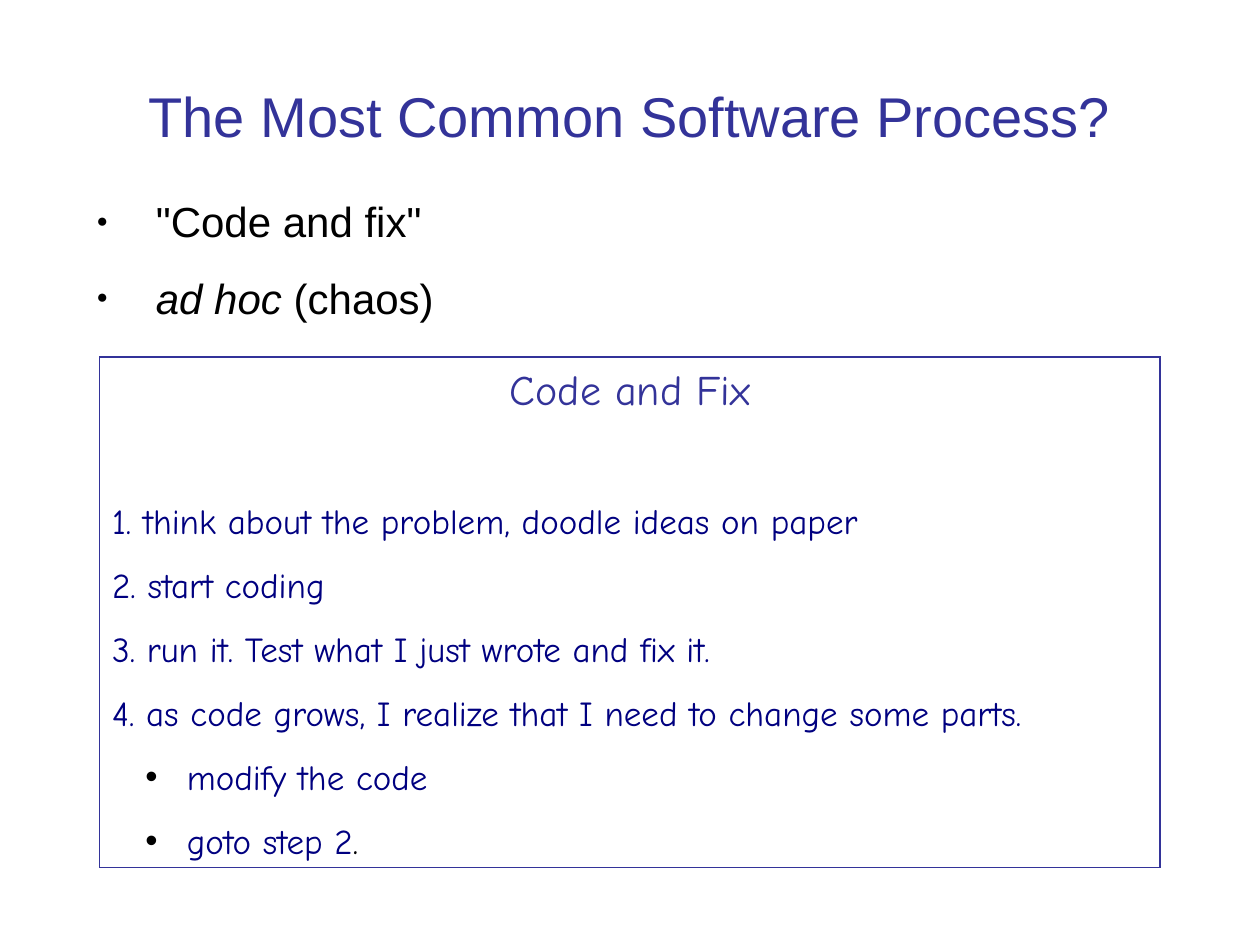
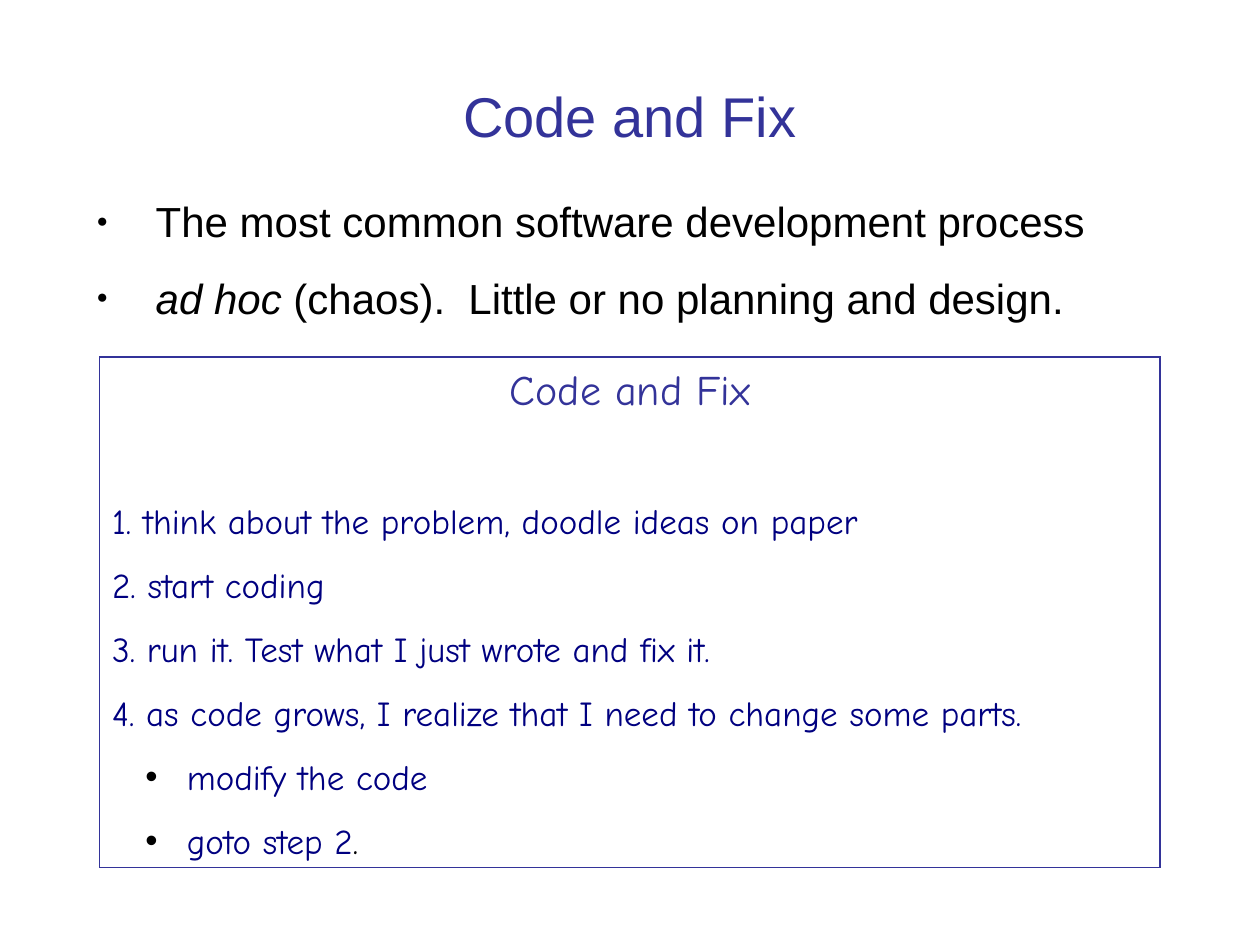
Before and after one commit to cpske/ISP, a slide deck: slide 12 of intro/Introduction-software-process.ppt (slide 2 before the commit). Drawn at 1260x945 pixels with LibreOffice and Linux fonts; fonts in the diff are those of the drawing. Boxes give left, top, right and bottom in pixels: in the first picture for what was removed or moved away, otherwise in the second. Text is boxed around its words. In the diff, an @@ line names an element or a change of style, - is before the commit and + after.

Commit message:
update index and software process slides

```diff
--- a/intro/Introduction-software-process.ppt
+++ b/intro/Introduction-software-process.ppt
@@ title at box(463, 96, 797, 138): text changed @@
-The Most Common Software Process?
+Code and Fix
@@ text at box(156, 206, 1085, 322): text changed @@
-● "Code and fix"
-● ad hoc (chaos)
+● The most common software development process
+● ad hoc (chaos). Little or no planning and design.
```
Also in this commit, not shown: 7 other slides changed, 6 slides added, 2 slides removed, 2 other files.
